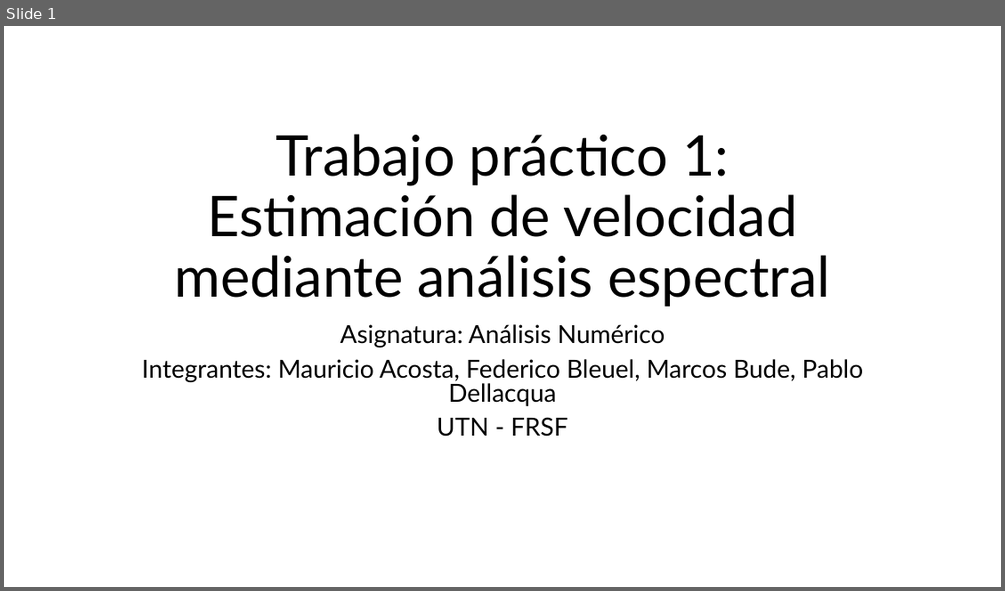
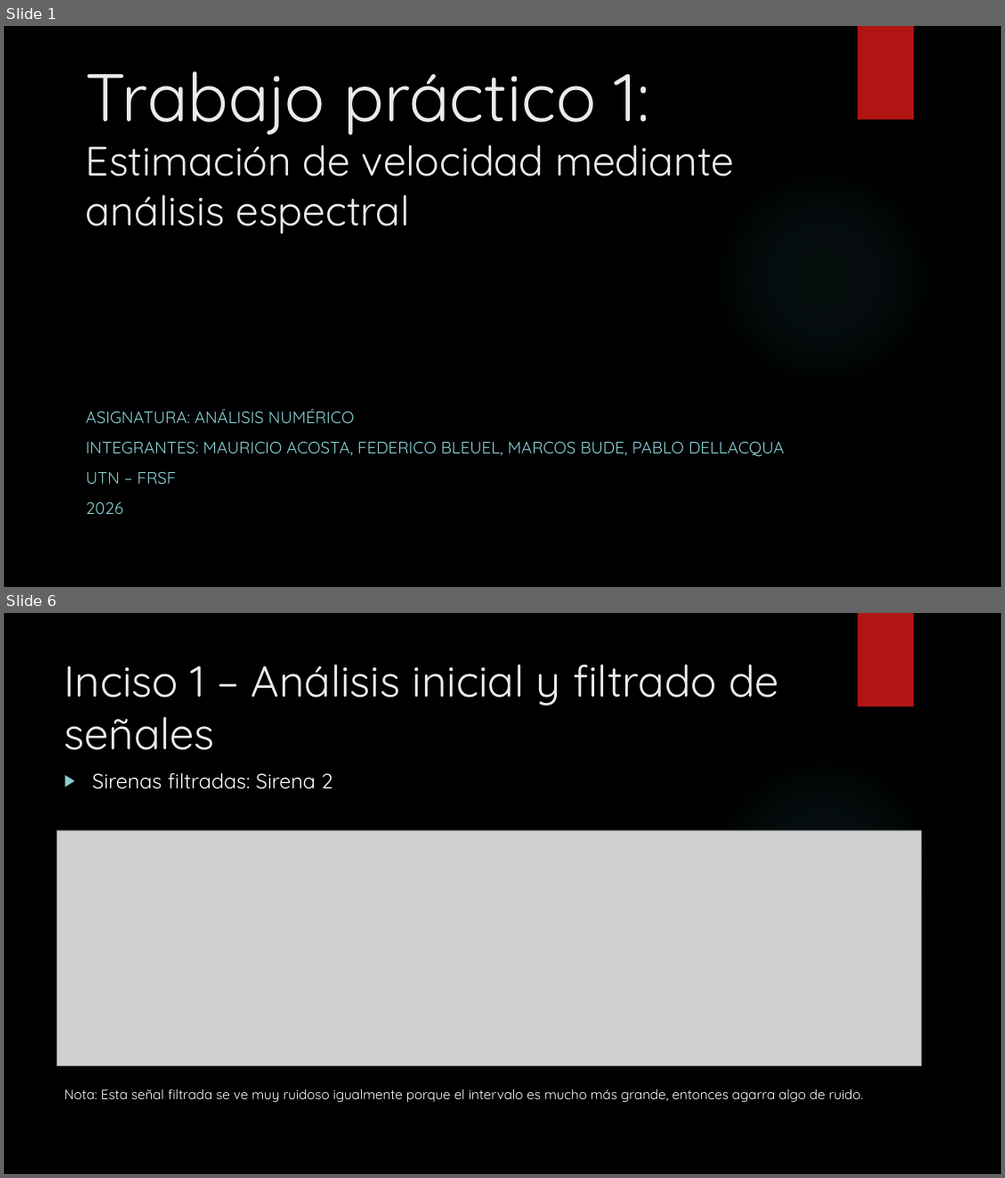
Before and after one commit to pabloDLQ/tp1-analisis-numerico, a slide deck: Presentación/Propuesta TP1 Análisis Numérico.pptx. Shown one above the other, each under a label of ours: slide 1 before the commit, slides 1 and 6 after it; the slides between them are not shown. The pictures are 1005x591 and 1005x1178 pixels, drawn with LibreOffice and Linux fonts; fonts in the diff are those of the drawing; grey boxes stand for pictures; background and template pictures are left out. Boxes give left, top, right and bottom in pixels: in the first picture for what was removed or moved away, otherwise in the second. Text is boxed around its words. In the diff, an @@ line names an element or a change of style, - is before the commit and + after.

Commit message:
Add FFT images, PDFs; remove analizar_item2.py
Replace original siren images with FFT versions, add deliverable and presentation PDFs, and update presentation assets. Changes include: modified Entregable.docx and added Entregable.pdf; removed Imagenes/Sirena1_Original.png and Imagenes/Sirena2_Original.png and added Sirena1_Originalfft.png and Sirena2_Originalfft.png; added Presentación/Guion.docx and Presentación/Guion.pdf; updated Presentación/Propuesta TP1 Análisis Numérico.pptx; and deleted src/analizar_item2.py (obsolete analysis script).

```diff
--- a/Presentación/Propuesta TP1 Análisis Numérico.pptx
+++ b/Presentación/Propuesta TP1 Análisis Numérico.pptx
@@ slide 6 added at <box>4,613,1001,1174</box>, background picture (left out); not listed: 2 template elements that a slide beside it also shows @@
@@ text added at <box>65,664,779,750</box>, 42 pt, text #EBEBEB @@
+Inciso 1 – Análisis inicial y filtrado de señales
@@ text added at <box>92,772,332,789</box>, 20 pt, text #FFFFFF @@
+▶ Sirenas filtradas: Sirena 2
@@ picture added at <box>57,831,922,1066</box> @@
@@ text added at <box>65,1089,864,1102</box>, 12.9 pt, text #FFFFFF @@
+Nota: Esta señal filtrada se ve muy ruidoso igualmente porque el intervalo es mucho más grande, entonces agarra algo de ruido.
@@ slide 1 changed as well @@
@@ background #FFFFFF to picture (left out) @@
@@ title "Trabajo práctico 1: Estimación de ...": place and size @@
-title "Trabajo práctico 1: Estimación de ..." at <box>174,134,830,306</box>
+title "Trabajo práctico 1: Estimación de ..." at <box>86,71,734,233</box>
@@ title "Trabajo práctico 1: Estimación de ..." at <box>86,71,734,233</box>: size 54 to 64.8 pt in "Trabajo práctico 1:"; size 54 to 39.6 pt in "Estimación de velocidad mediante análisis espectral"; font Lato to Quicksand, text colour #000000 to #EBEBEB; alignment centre to left; line spacing 0.9 to 1 @@
@@ rectangle added at <box>858,26,914,119</box>, fill #B01513 @@
@@ ellipse added at <box>708,163,938,394</box>, fill gradient #50B9C1 @@
@@ subtitle at <box>86,409,784,514</box>: text changed; size 24 to 16 pt; font Lato to Quicksand; text colour #000000 to #8AD0D6 @@
-Asignatura: Análisis Numérico
-Integrantes: Mauricio Acosta, Federico Bleuel, Marcos Bude, Pablo Dellacqua
-UTN - FRSF
+ASIGNATURA: ANÁLISIS NUMÉRICO
+INTEGRANTES: MAURICIO ACOSTA, FEDERICO BLEUEL, MARCOS BUDE, PABLO DELLACQUA
+UTN – FRSF
+2026
```
Also in this commit, not shown: 6 other slides changed, 6 other slides added, 6 slides removed, 9 other files.
